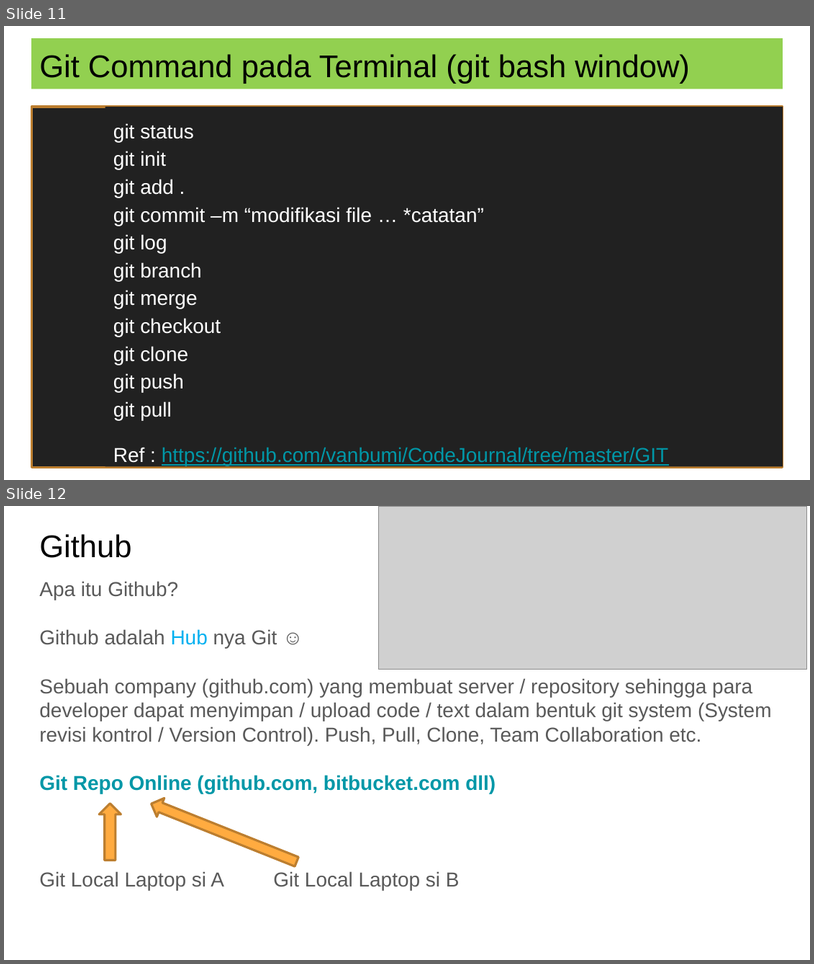
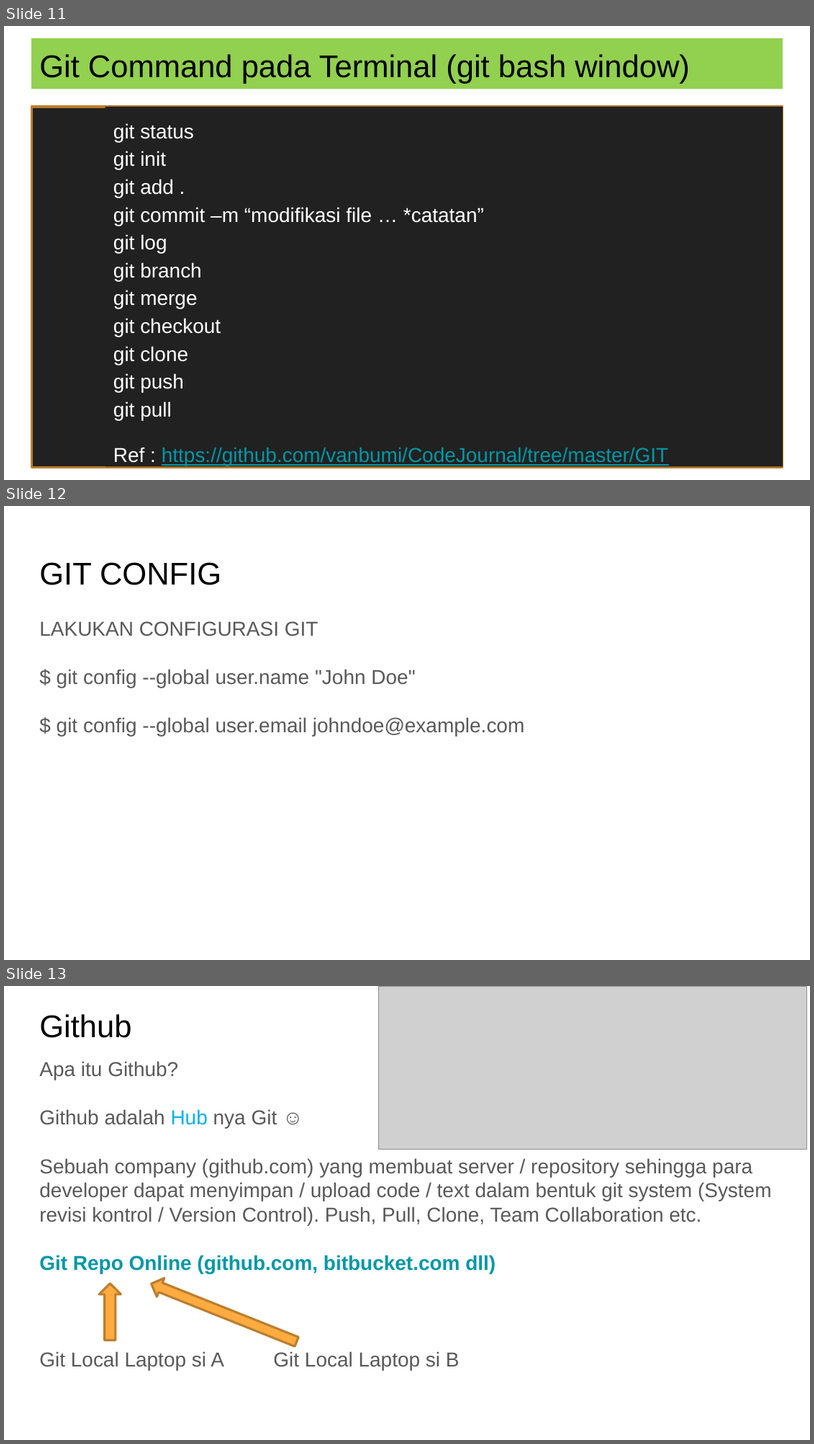
Before and after one commit to vanbumi/kelas-fullstack-mc, a slide deck: Materi/5-FullStack Development Training.pptx. Shown one above the other, each under a label of ours: slides 11 and 12 before the commit, slides 11, 12 and 13 after it. The pictures are 814x964 and 814x1444 pixels, drawn with LibreOffice and Linux fonts; fonts in the diff are those of the drawing; grey boxes stand for pictures. Boxes give left, top, right and bottom in pixels: in the first picture for what was removed or moved away, otherwise in the second. Text is boxed around its words. In the diff, an @@ line names an element or a change of style, - is before the commit and + after.

```diff
--- a/Materi/5-FullStack Development Training.pptx
+++ b/Materi/5-FullStack Development Training.pptx
@@ slide 12 added at [4,506,810,960], background #FFFFFF @@
@@ title added at [39,562,221,585], 28 pt, text #000000 @@
+GIT CONFIG
@@ text added at [39,621,525,736], 18 pt, text #595959 @@
+LAKUKAN CONFIGURASI GIT
+$ git config --global user.name "John Doe"
+$ git config --global user.email johndoe@example.com
@@ what was slide 12 is now slide 13 @@
```
Also in this commit, not shown: 5 other files.
